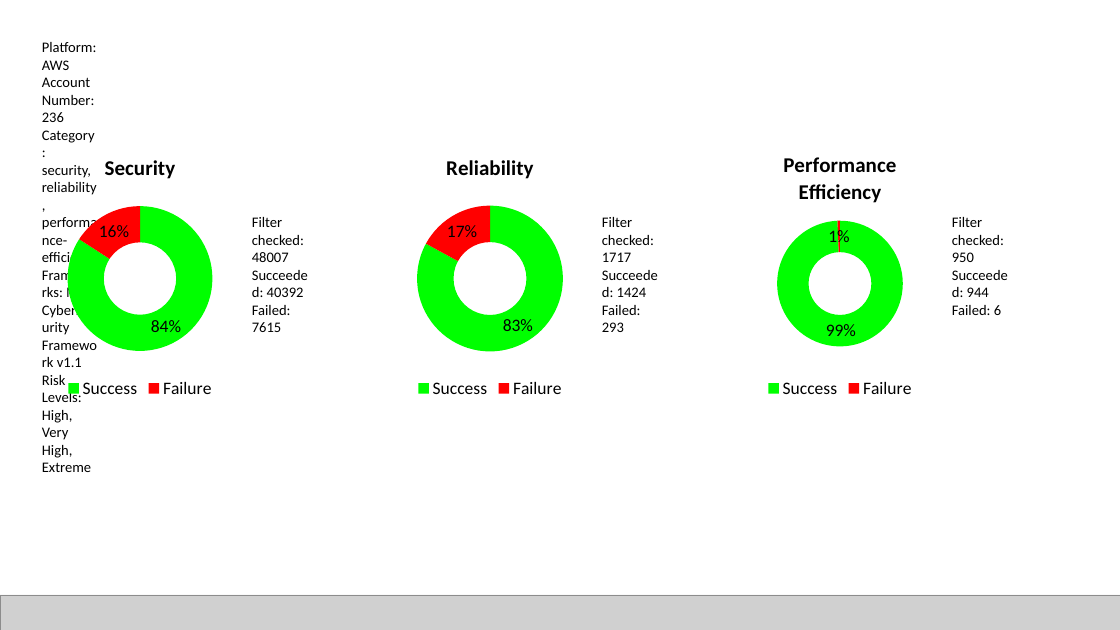
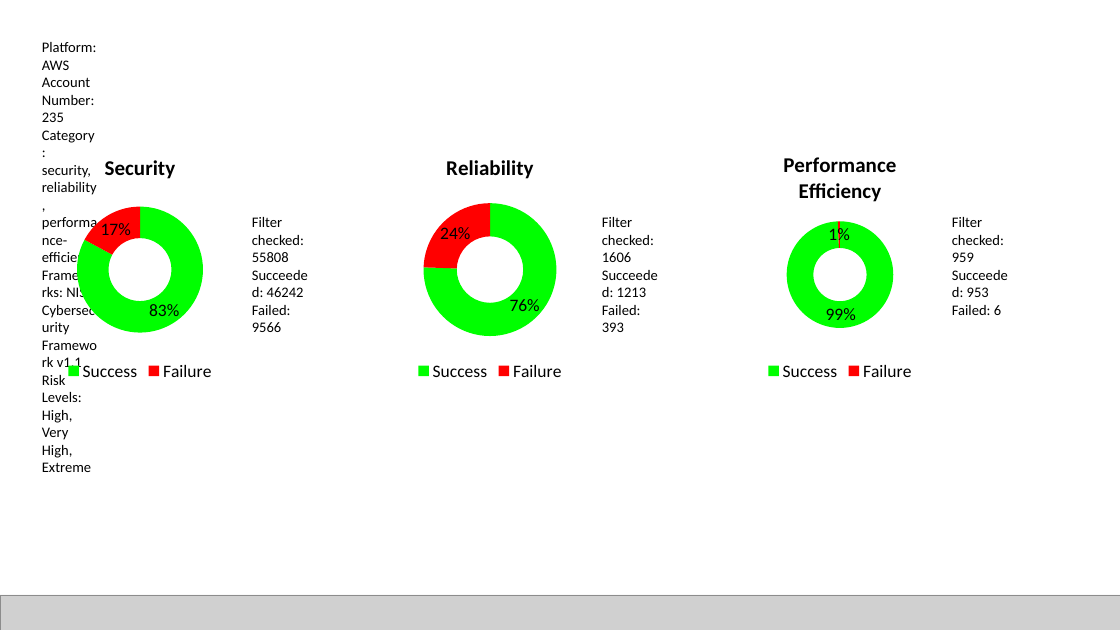
Before and after one commit to m3n3s/TM_Conformity, a slide deck: slide 2 of Executive Summary v1.pptx. Drawn at 1120x630 pixels with LibreOffice and Linux fonts; fonts in the diff are those of the drawing; grey boxes stand for pictures. Boxes give left, top, right and bottom in pixels: in the first picture for what was removed or moved away, otherwise in the second. Text is boxed around its words. In the diff, an @@ line names an element or a change of style, - is before the commit and + after.

```diff
--- a/Executive Summary v1.pptx
+++ b/Executive Summary v1.pptx
@@ text at (42, 77, 95, 122): text changed @@
-Account Number: 236
+Account Number: 235
@@ doughnut chart at (35, 140, 245, 385) @@
@@ Series 1, Success: 84 to 83 @@
@@ Series 1, Failure: 16 to 17 @@
@@ data labels of Series 1 added @@
@@ doughnut chart: place and size @@
-doughnut chart at (35, 140, 245, 402)
+doughnut chart at (35, 140, 245, 385)
@@ doughnut chart at (385, 140, 595, 385) @@
@@ Series 1, Success: 83 to 76 @@
@@ Series 1, Failure: 17 to 24 @@
@@ data labels of Series 1 added @@
@@ doughnut chart: place and size @@
-doughnut chart at (385, 140, 595, 402)
+doughnut chart at (385, 140, 595, 385)
@@ doughnut chart: place and size @@
-doughnut chart at (735, 140, 945, 402)
+doughnut chart at (735, 140, 945, 385)
@@ text at (252, 217, 304, 332): text changed @@
-Filter checked: 48007
-Succeeded: 40392
-Failed: 7615
+Filter checked: 55808
+Succeeded: 46242
+Failed: 9566
@@ text at (602, 217, 654, 332): text changed @@
-Filter checked: 1717
-Succeeded: 1424
-Failed: 293
+Filter checked: 1606
+Succeeded: 1213
+Failed: 393
@@ text at (952, 217, 1004, 297): text changed @@
-Filter checked: 950
-Succeeded: 944
+Filter checked: 959
+Succeeded: 953
```
Also in this commit, not shown: 1 other slide changed, 2 other files.
